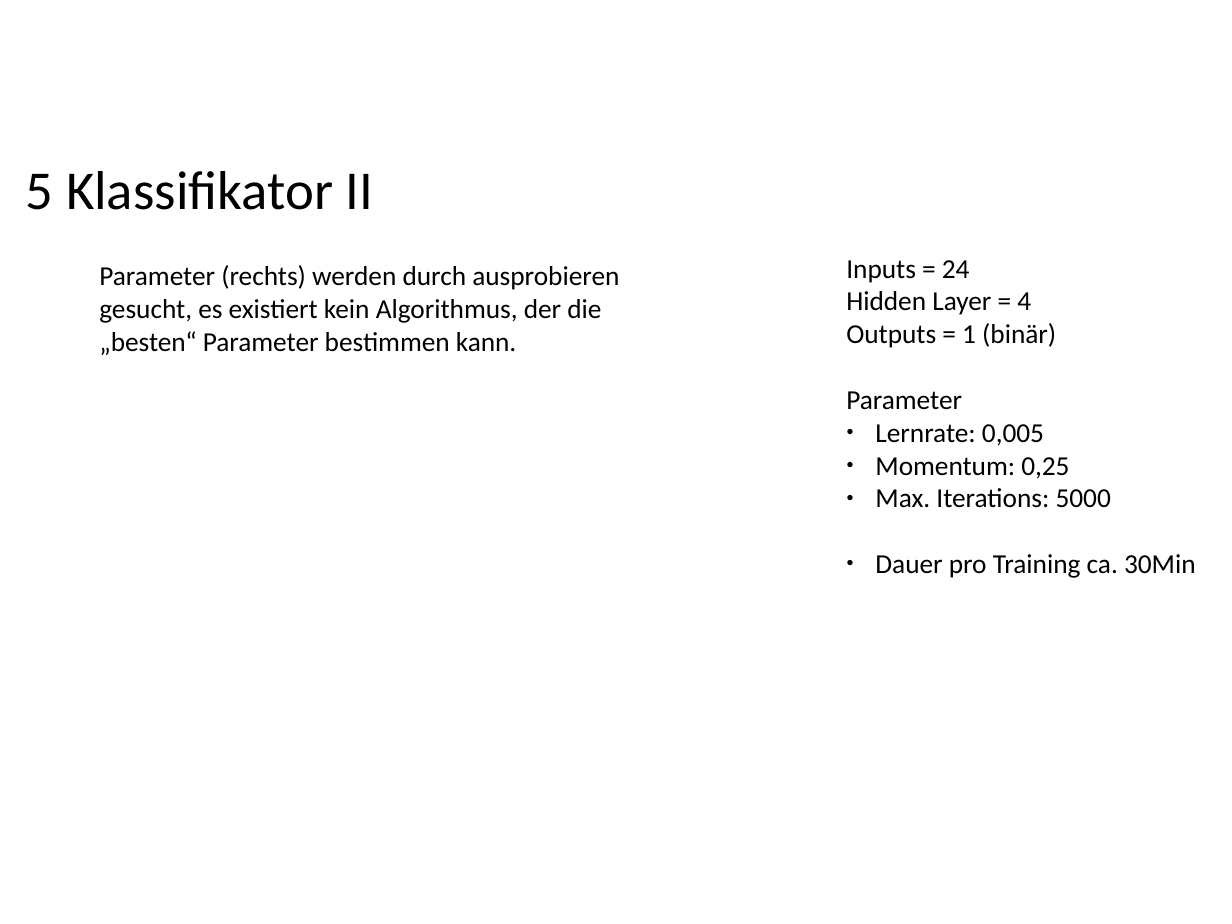
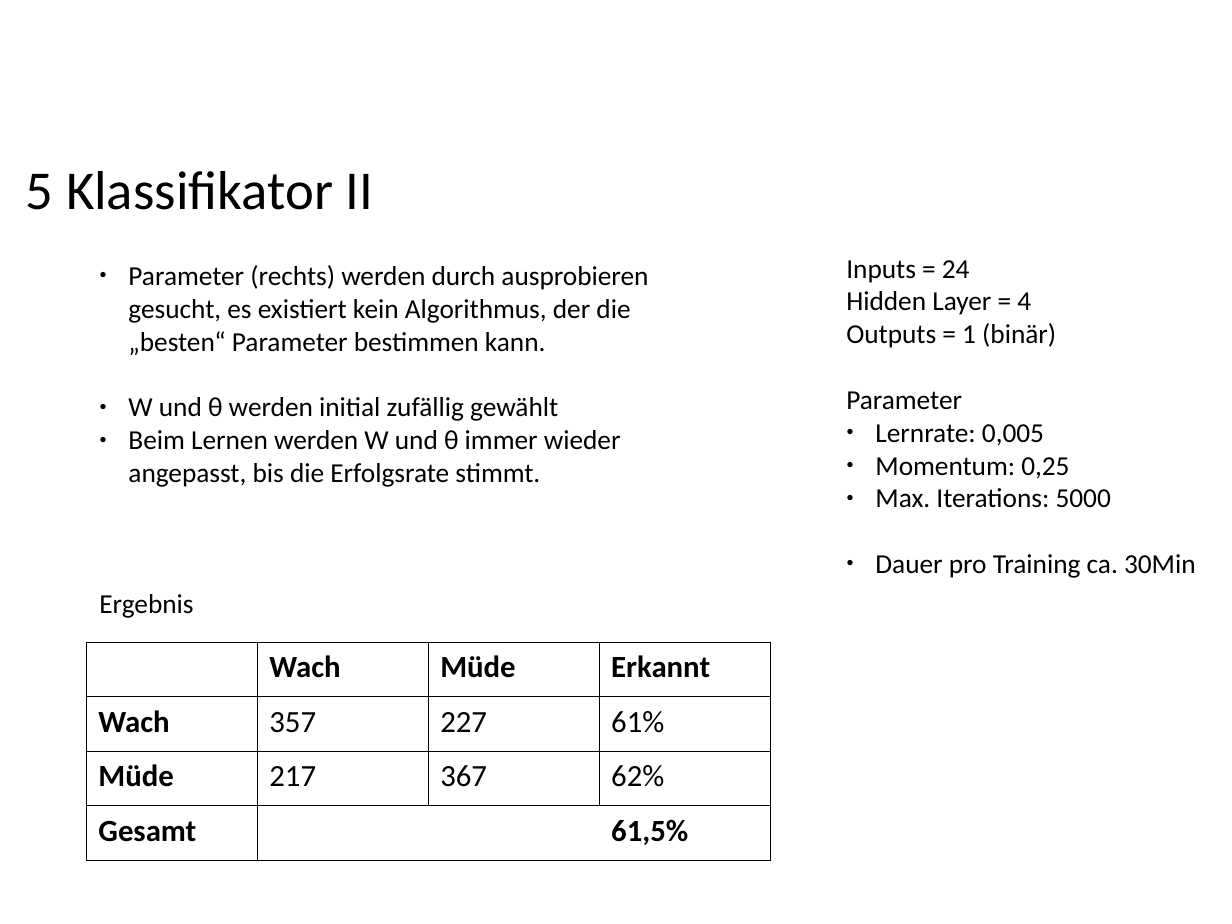
Before and after one commit to ppasler/current-adas, a slide deck: slide 15 of project/presentation/Praesentation_PoSDBoS_Pasler.odp (slide 16 before the commit). Drawn at 1232x924 pixels with LibreOffice and Linux fonts; fonts in the diff are those of the drawing; background and template pictures are left out. Boxes give left, top, right and bottom in pixels: in the first picture for what was removed or moved away, otherwise in the second. Text is boxed around its words. In the diff, an @@ line names an element or a change of style, - is before the commit and + after.

```diff
--- a/project/presentation/Praesentation_PoSDBoS_Pasler.odp
+++ b/project/presentation/Praesentation_PoSDBoS_Pasler.odp
@@ text at (128,265,648,355): bullet none to ● @@
@@ text at (99,397,621,618): paragraphs added @@
+● W und θ werden initial zufällig gewählt
+● Beim Lernen werden W und θ immer wieder angepasst, bis die Erfolgsrate stimmt.
+Ergebnis
@@ table added at (86,642,771,849), 4 rows, 4 columns @@
+ | Wach | Müde | Erkannt
+Wach | 357 | 227 | 61%
+Müde | 217 | 367 | 62%
+Gesamt | 61,5% |  | 
```
Also in this commit, not shown: 9 other slides changed, 3 slides added, 2 slides removed, 1 other file.
